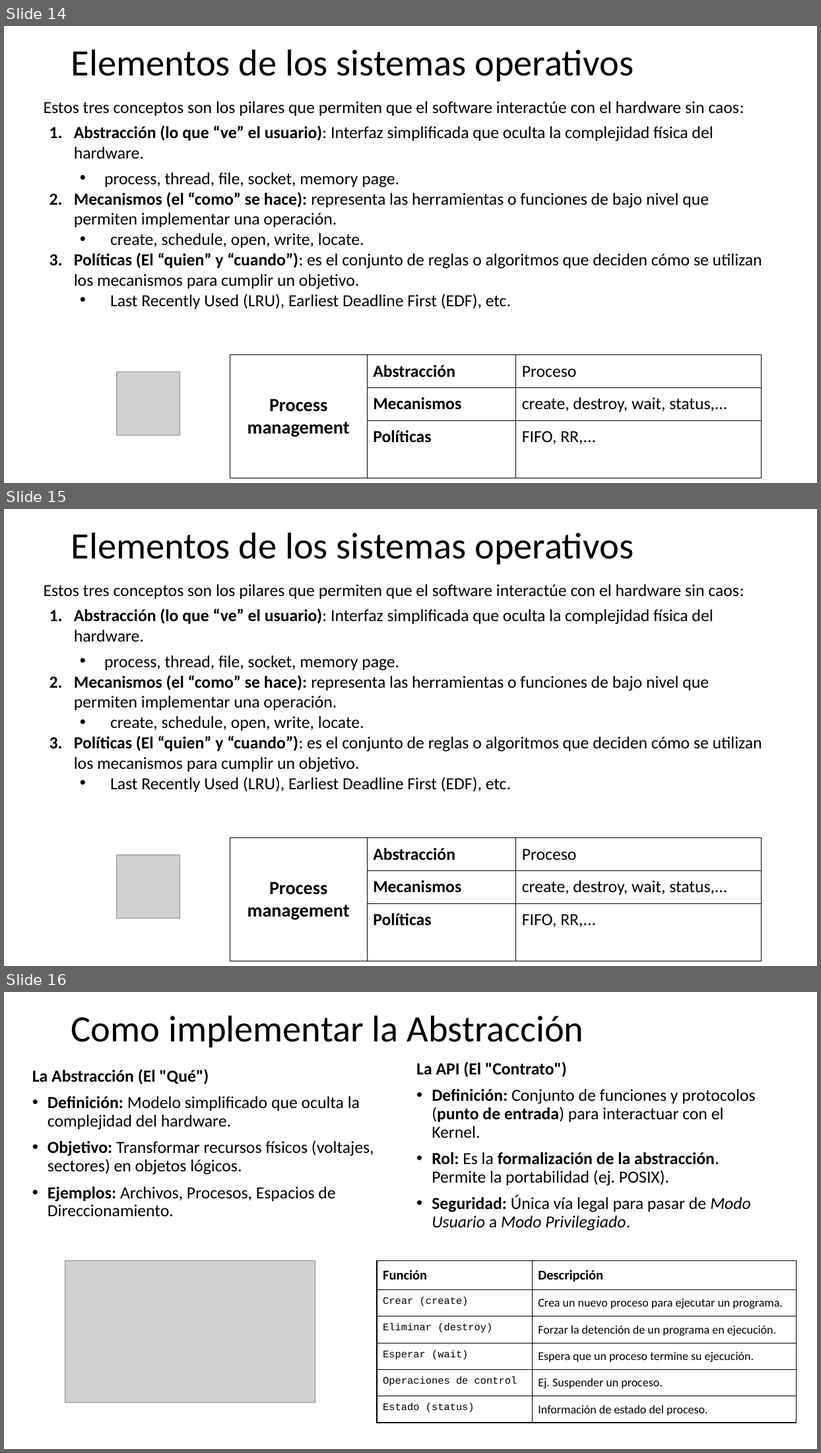
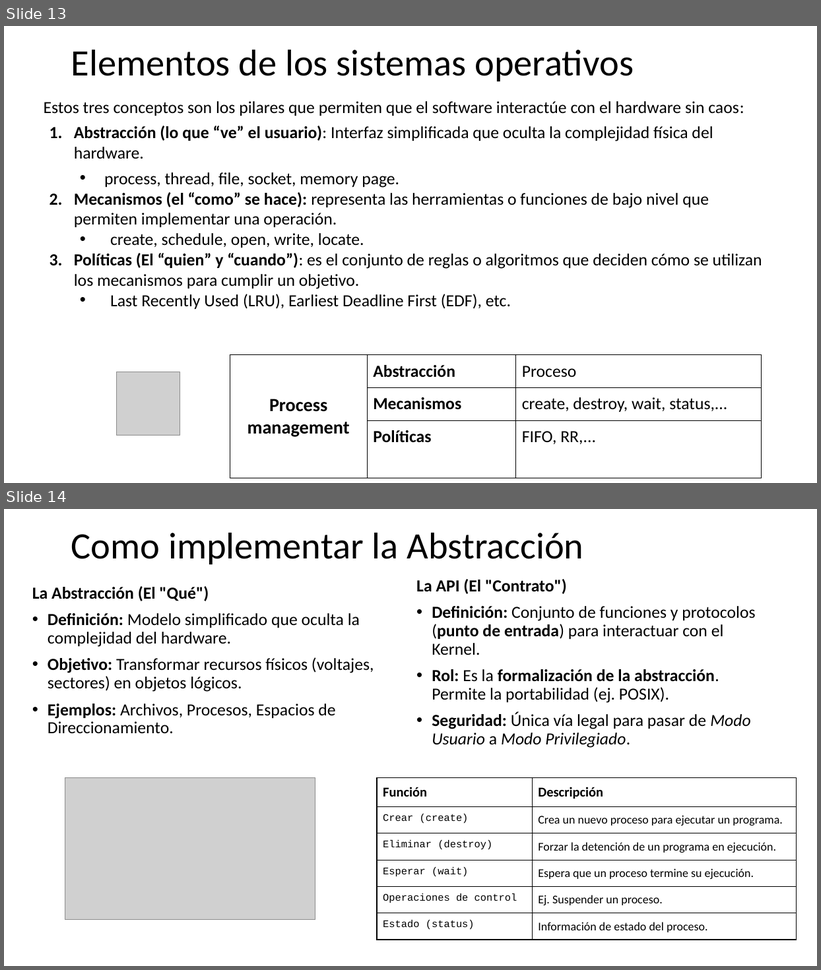
Before and after one commit to udea-so/apuntes_2026-1_SO-virtual, a slide deck: clase_03/SO_apuntes_clase3.pptx. Shown one above the other, each under a label of ours: slides 14, 15 and 16 before the commit, slides 13 and 14 after it. The pictures are 821x1453 and 821x970 pixels, drawn with LibreOffice and Linux fonts; fonts in the diff are those of the drawing; grey boxes stand for pictures. Boxes give left, top, right and bottom in pixels: in the first picture for what was removed or moved away, otherwise in the second. Text is boxed around its words. In the diff, an @@ line names an element or a change of style, - is before the commit and + after.

```diff
--- a/clase_03/SO_apuntes_clase3.pptx
+++ b/clase_03/SO_apuntes_clase3.pptx
@@ slide 15 removed at (x1=4, y1=509, x2=817, y2=966), background #FFFFFF @@
@@ title removed at (x1=71, y1=532, x2=634, y2=564) @@
-Elementos de los sistemas operativos
@@ text removed at (x1=44, y1=584, x2=762, y2=792) @@
-Estos tres conceptos son los pilares que permiten que el software interactúe con el hardware sin caos:
-1. Abstracción (lo que “ve” el usuario): Interfaz simplificada que oculta la complejidad física del hardware.
-  • process, thread, file, socket, memory page.
-2. Mecanismos (el “como” se hace): representa las herramientas o funciones de bajo nivel que permiten implementar una operación.
-  • create, schedule, open, write, locate.
-3. Políticas (El “quien” y “cuando”): es el conjunto de reglas o algoritmos que deciden cómo se utilizan los mecanismos para cumplir un objetivo.
-  • Last Recently Used (LRU), Earliest Deadline First (EDF), etc.
@@ table removed at (x1=230, y1=838, x2=761, y2=935), 3 rows, 3 columns @@
-Process management | Abstracción | Proceso
- | Mecanismos | create, destroy, wait, status,...
- | Políticas | FIFO, RR,...
@@ picture removed at (x1=117, y1=855, x2=180, y2=918) @@
@@ what was slide 14 is now slide 13 @@
@@ what was slide 16 is now slide 14 @@
```
Also in this commit, not shown: 1 other slide removed, 2 other files.
